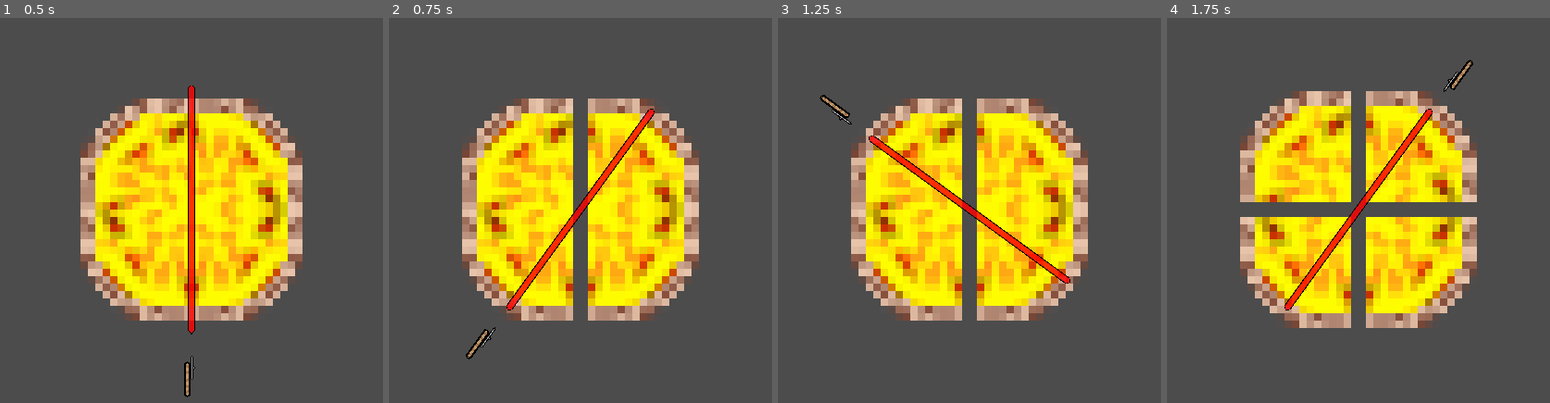
Above: before the commit, frames 1-4 (left to right).
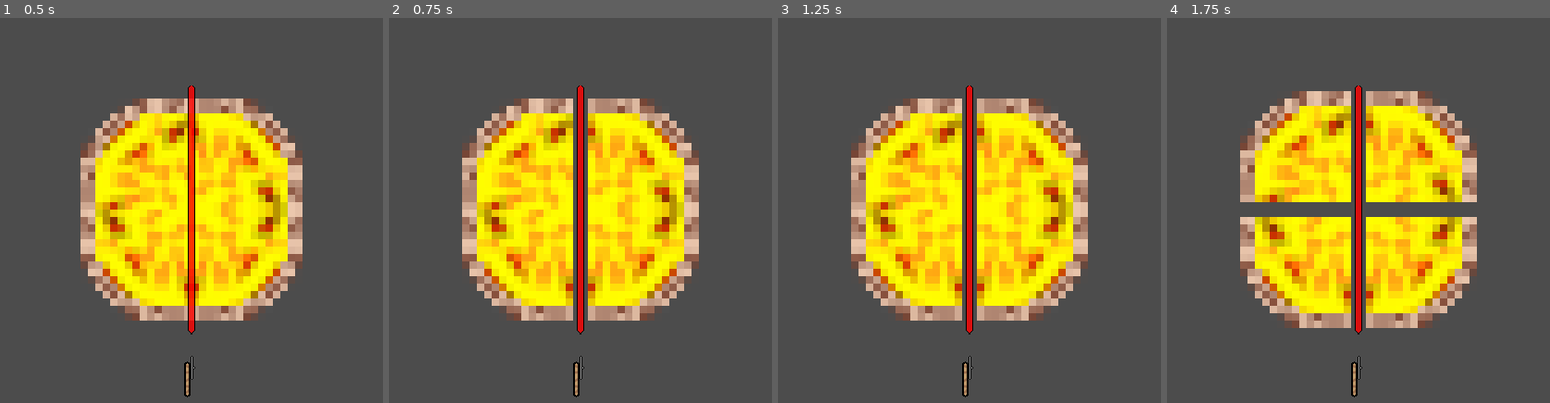
Above: after the commit, the same moments.

Repository: swashdev/minigame-madness
Game: Godot game, scene res://mini/za/scenes/za_minigame.tscn
Two runs of this game, one before a commit and one after it. Both use one fixed random seed, a clock stepped at 60 frames per second and the inputs below. This scene is started directly instead of the project's main scene.
Inputs:
- Up to frame 1 (0.5 s): no input
- Up to frame 2 (0.75 s): tap Enter at 0.5 s; hold Right (move_right) from 0.53 s (still down); hold Space (action) from 0.53 s (still down)
- Up to frame 3 (1.25 s): keep holding Right (move_right); keep holding Space (action); tap Up (move_up) at 0.77 s
- Up to frame 4 (1.75 s): keep holding Right (move_right); release Space (action) at 1.28 s; tap Space (action) at 1.35 s; tap Up (move_up) at 1.52 s

Frame 1 is identical in both runs. In frame 2, 2.8% of the frame differs, in the area x 20-70%, y 17-99%; in frame 3, 2.8%, in the area x 10-77%, y 17-99%; in frame 4, 2.8%.

Commit message:
[ZA] adjust Slicer script to disallow movement.
The minigame will have to unlock the slicer's movement.

Diff:
--- a/mini/za/scripts/slicer/slicer.gd
+++ b/mini/za/scripts/slicer/slicer.gd
@@ -5,10 +5,14 @@
 # How quickly the slicer rotates along its axis in degrees per second.
 const ROTATE_SPEED: float = 180.0
 
+# Whether or not to allow movement.
+var allow_movement: bool = false
+
 
 # The slicer's mainloop.
 func _process( delta ):
-	if Input.is_action_pressed( "move_right" ):
-		rotation_degrees += ROTATE_SPEED * delta
-	elif Input.is_action_pressed( "move_left" ):
-		rotation_degrees -= ROTATE_SPEED * delta
+	if allow_movement:
+		if Input.is_action_pressed( "move_right" ):
+			rotation_degrees += ROTATE_SPEED * delta
+		elif Input.is_action_pressed( "move_left" ):
+			rotation_degrees -= ROTATE_SPEED * delta
